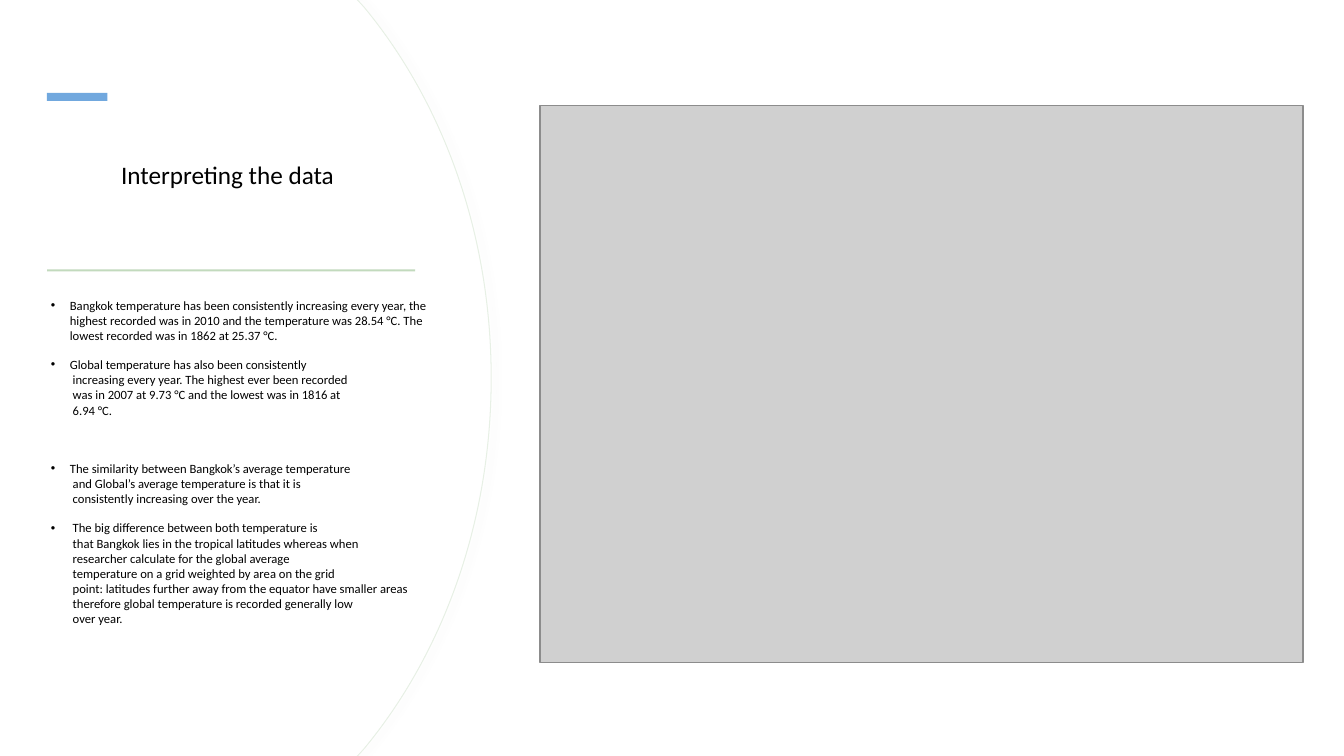
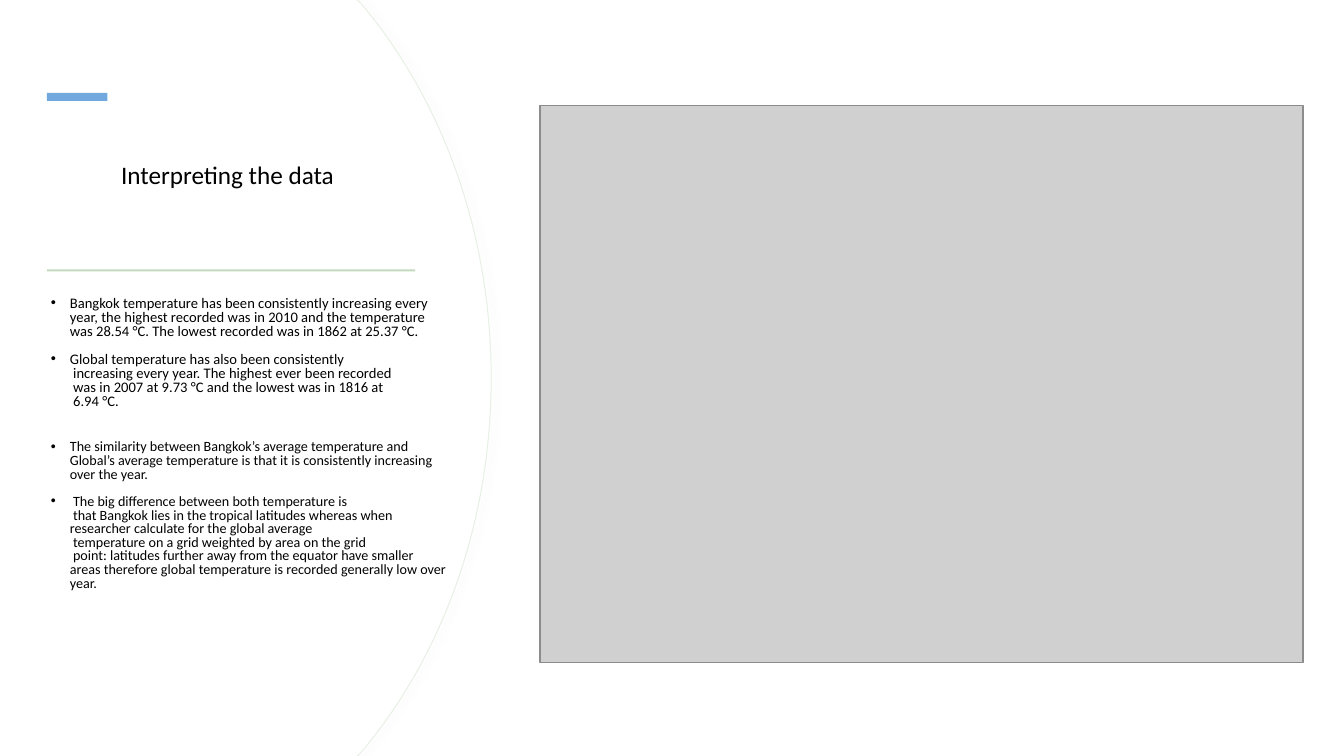
Before and after one commit to isaphu/Project-Weather-Trends, a slide deck: slide 5 of Bangkok Vs.pptx. Drawn at 1344x756 pixels with LibreOffice and Linux fonts; fonts in the diff are those of the drawing; grey boxes stand for pictures. Boxes give left, top, right and bottom in pixels: in the first picture for what was removed or moved away, otherwise in the second. Text is boxed around its words. In the diff, an @@ line names an element or a change of style, - is before the commit and + after.

```diff
--- a/Bangkok Vs.pptx
+++ b/Bangkok Vs.pptx
@@ subtitle "Bangkok temperature has been consistently ..." at [70, 298, 446, 591]: size 9 to 10.4 pt in "Bangkok temperature has been consistently increasing every ...", "Global temperature has also been consistently increasing ..."; size 9 to 10.1 pt in "The similarity between Bangkok’s average temperature and ...", "The big difference between both temperature is ..."; line spacing 1 to 0.8 @@
```
Also in this commit, not shown: 3 other slides changed, 2 other files.
